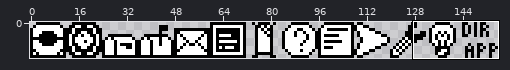
A pixel-art file gets an edit: Assets/Sprites/app icons 12px.ase. Above: a wide view before the commit, with the close-up outlined.
Close-up. Before:
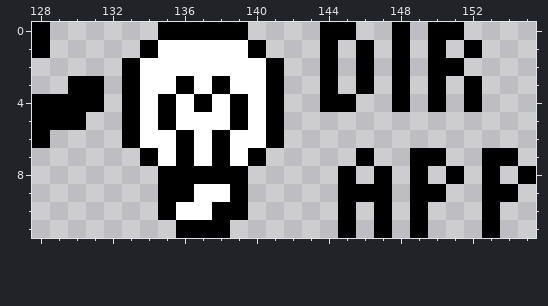
156x12 pixels, 1 frame. Shown: x 128..155, y 0..11.
After the commit:
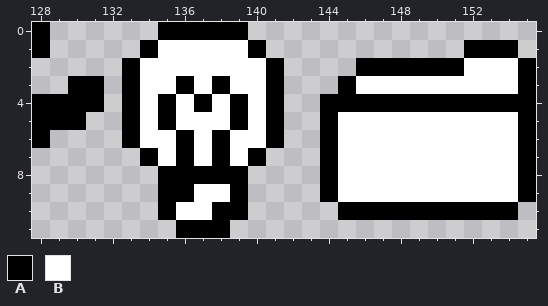
Palette (. is transparent): A #000000  B #ffffff
Diff:
Layer "icons":
Colour A is added in row 1 at x 153 to 154; in row 2 at x 147, 149 and 155; in row 3 at x 145 and 155; in row 4 at x 146 to 147, 149, 151 and 153 to 155; in rows 5 to 7 at x 144 and 155; in row 8 at x 144.
Colour A is added in row 9 at x 144 and 155; in row 10 at x 146, 148, 150 to 152 and 154.
Colour B is added in row 2 at x 152 to 154; in row 3 at x 147, 149, 151 and 153 to 154; in rows 5 to 6 at x 145 to 154; in row 7 at x 145, 147 to 148 and 151 to 152; in row 8 at x 146, 148, 150, 152 and 154; in row 9 at x 148 and 151 to 152.
Colour B replaces colour A in row 3 at x 146, 148, 150 and 152; in row 7 at x 146, 149 to 150 and 153 to 154; in row 8 at x 145, 147, 149, 151 and 153; in row 9 at x 145 to 147, 149 to 150 and 153 to 154.
Colour A is gone in row 0 at x 144 to 145, 148 and 150 to 151; in row 1 at x 144, 146, 148 and 150; in rows 2 to 3 at x 144; in row 11 at x 145, 147, 149 and 153.
Where, in picture pixels (left, top, right, bottom), the same in both close-ups:
changed: (320, 22, 536, 238)
